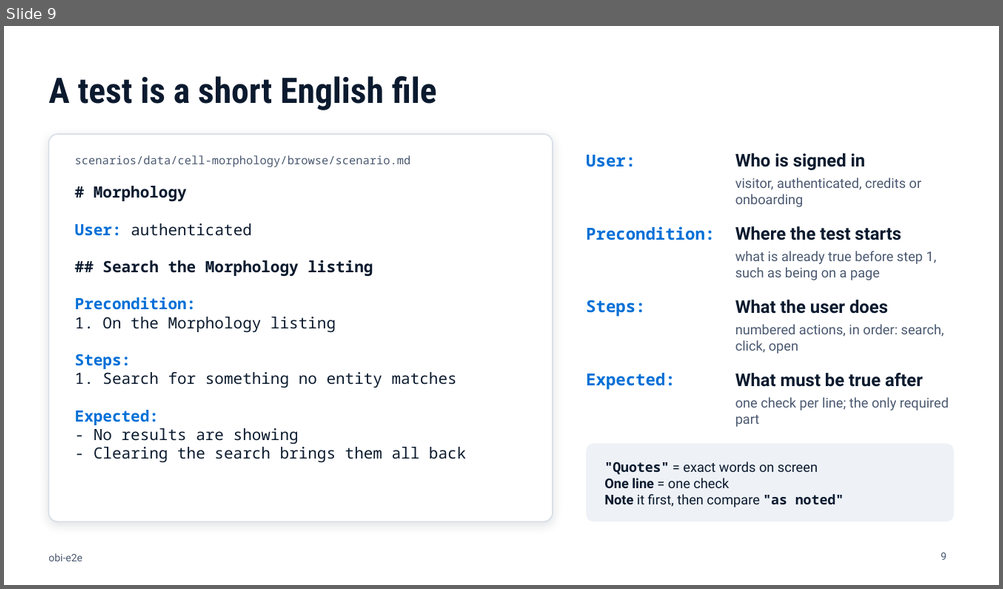
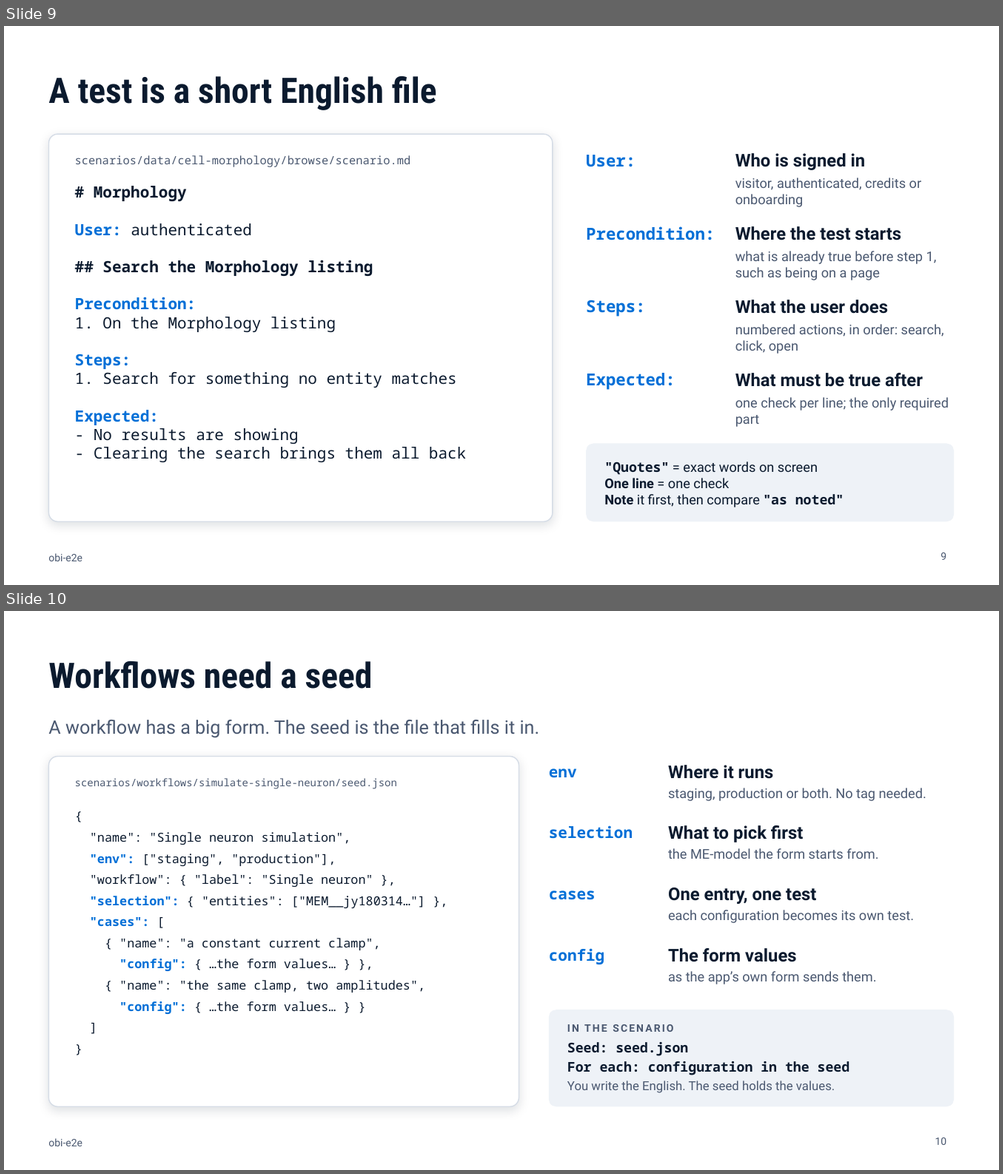
Before and after one commit to openbraininstitute/obi-e2e, a slide deck: docs/obi-e2e-onboarding.pptx. Shown one above the other, each under a label of ours: slide 9 before the commit, slides 9 and 10 after it. The pictures are 1003x589 and 1003x1174 pixels, drawn with LibreOffice and Linux fonts; fonts in the diff are those of the drawing. Boxes give left, top, right and bottom in pixels: in the first picture for what was removed or moved away, otherwise in the second. Text is boxed around its words. In the diff, an @@ line names an element or a change of style, - is before the commit and + after.

Commit message:
docs: explain casebook skeleton and workflow seeds in the deck

```diff
--- a/docs/obi-e2e-onboarding.pptx
+++ b/docs/obi-e2e-onboarding.pptx
@@ slide 10 added at (x1=4, y1=611, x2=999, y2=1170), background #FFFFFF; not listed: 1 template element that a slide beside it also shows @@
@@ title added at (x1=48, y1=661, x2=373, y2=689), 34 pt, text #0B1A2E, bold @@
+Workflows need a seed
@@ text added at (x1=48, y1=720, x2=540, y2=738), 18 pt, text #4A5870 @@
+A workflow has a big form. The seed is the file that fills it in.
@@ rounded rectangle added at (x1=48, y1=757, x2=519, y2=1107), fill #FFFFFF, outline #D5DCE6 1 pt @@
@@ text added at (x1=668, y1=765, x2=774, y2=779), 17 pt, text #0B1A2E, bold @@
+Where it runs
@@ text added at (x1=75, y1=778, x2=397, y2=789), 10 pt, text #4A5870 @@
+scenarios/workflows/simulate-single-neuron/seed.json
@@ text added at (x1=549, y1=769, x2=577, y2=778), 15 pt, text #026FD7, bold @@
+env
@@ text added at (x1=668, y1=788, x2=926, y2=801), 13 pt, text #4A5870 @@
+staging, production or both. No tag needed.
@@ text added at (x1=90, y1=832, x2=425, y2=1014), 12 pt, text #0B1A2E @@
+{
+"name": "Single neuron simulation",
+"env": ["staging", "production"],
+"workflow": { "label": "Single neuron" },
+"selection": { "entities": ["MEM__jy180314…"] },
+"cases": [
+{ "name": "a constant current clamp",
+"config": { …the form values… } },
+{ "name": "the same clamp, two amplitudes",
+"config": { …the form values… } }
+]
+}
@@ text added at (x1=549, y1=826, x2=632, y2=839), 15 pt, text #026FD7, bold @@
+selection
@@ text added at (x1=668, y1=826, x2=802, y2=843), 17 pt, text #0B1A2E, bold @@
+What to pick first
@@ text added at (x1=668, y1=849, x2=878, y2=859), 13 pt, text #4A5870 @@
+the ME-model the form starts from.
@@ text added at (x1=549, y1=891, x2=595, y2=900), 15 pt, text #026FD7, bold @@
+cases
@@ text added at (x1=668, y1=888, x2=816, y2=904), 17 pt, text #0B1A2E, bold @@
+One entry, one test
@@ text added at (x1=668, y1=910, x2=913, y2=923), 13 pt, text #4A5870 @@
+each configuration becomes its own test.
@@ text added at (x1=549, y1=948, x2=605, y2=965), 15 pt, text #026FD7, bold @@
+config
@@ text added at (x1=668, y1=948, x2=796, y2=963), 17 pt, text #0B1A2E, bold @@
+The form values
@@ text added at (x1=668, y1=971, x2=876, y2=985), 13 pt, text #4A5870 @@
+as the app’s own form sends them.
@@ rounded rectangle added at (x1=549, y1=1010, x2=954, y2=1107), fill #EEF2F7 @@
@@ text added at (x1=567, y1=1025, x2=673, y2=1032), 10 pt, text #4A5870, bold @@
+IN THE SCENARIO
@@ text added at (x1=567, y1=1042, x2=850, y2=1093), 13 pt, text #0B1A2E, bold @@
+Seed: seed.json
+For each: configuration in the seed
+You write the English. The seed holds the values.
@@ page number added at (x1=935, y1=1138, x2=947, y2=1145), 10 pt, text #4A5870 @@
+10
```
Also in this commit, not shown: 1 slide changed.
